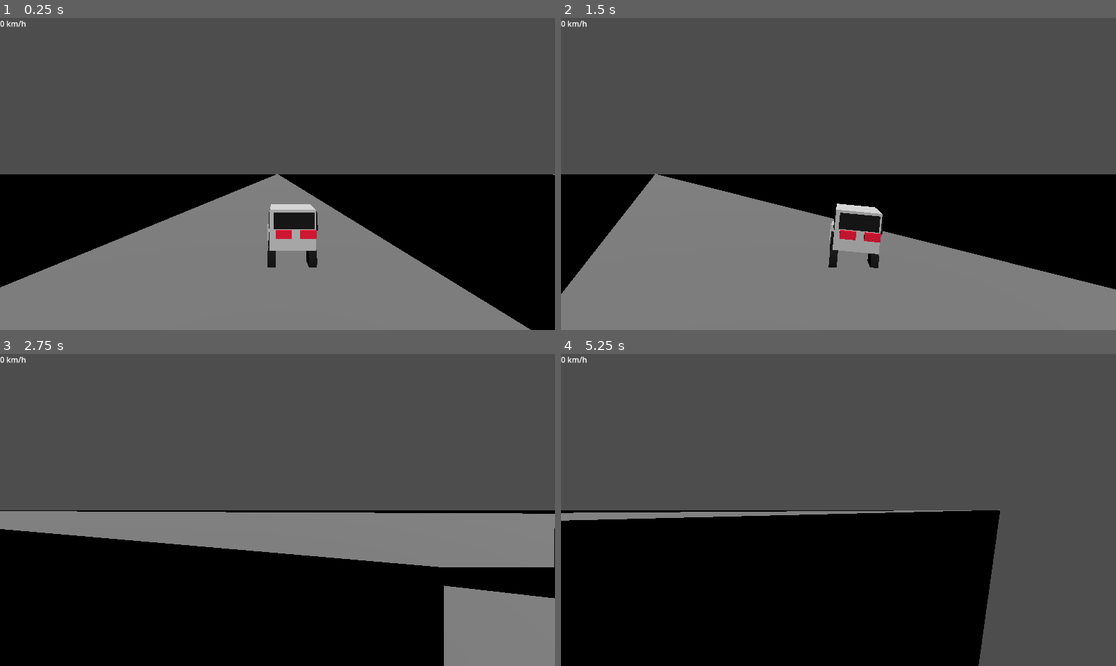
Above: before the commit, frames 1-4 (two rows, left to right).
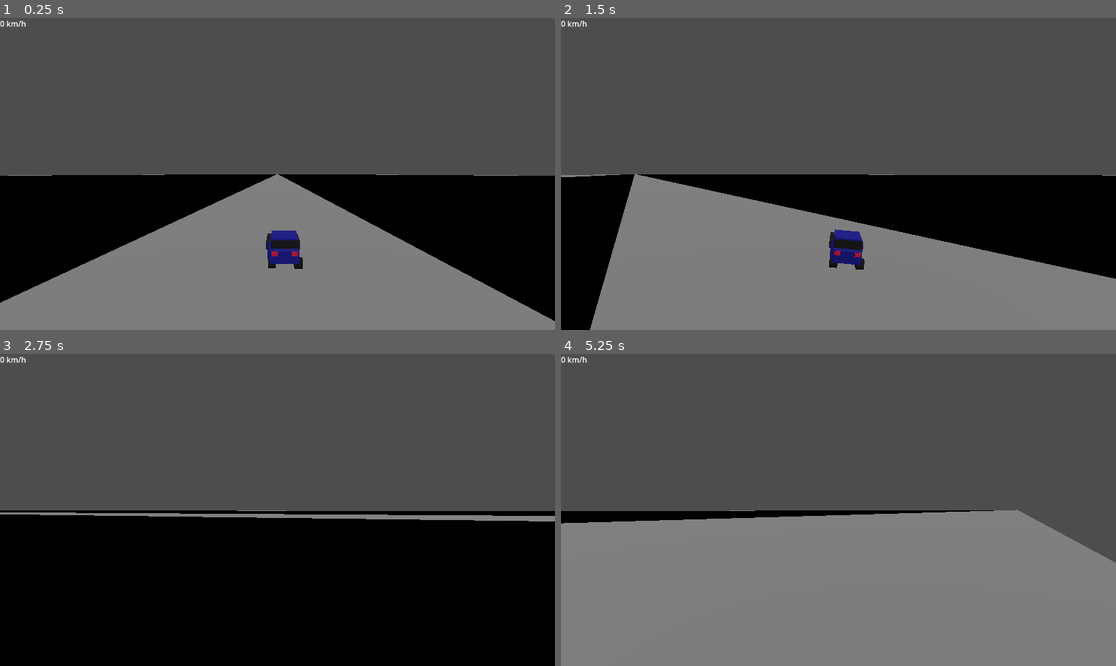
Above: after the commit, the same moments.

Repository: km2000-a11y/Urban-Drive
Game: Godot game, scene res://main.tscn
Same seed, same stepped clock (60 frames per second), same inputs: the game is played once before the commit and once after it.
Inputs:
- Up to frame 1 (0.25 s): no input
- Up to frame 2 (1.5 s): tap Enter (ui_accept) at 0.5, 0.77 s; hold D (turn_right) 0.53-1.28 s; hold Space (drift) 0.53-1.28 s; hold S (brake) from 1.28 s (still down); tap Shift (nos) at 1.35 s
- Up to frame 3 (2.75 s): tap Enter (ui_accept) at 1.52 s; release S (brake) at 2.03 s; hold D (turn_right) from 2.03 s (still down); hold Space (drift) from 2.03 s (still down)
- Up to frame 4 (5.25 s): release D (turn_right) at 2.78 s; release Space (drift) at 2.78 s; hold W (accelerate) 2.78-3.53 s; tap Shift (nos) at 2.85, 4.35 s; tap Enter (ui_accept) at 3.02, 3.77, 4.52 s; hold Space (drift) 3.53-4.28 s; hold A (turn_left) 3.53-5.03 s; hold S (brake) from 5.03 s (still down); hold Space (drift) from 5.03 s (still down)

The runs differ from the first frame. In frame 1, 4.9% of the frame differs, in the area x 0-100%, y 49-100%; in frame 2, 4.5%; in frame 3, 16%; in frame 4, 48%.

Commit message:
gfngtre

Diff:
--- /dev/null
+++ b/Scenes/bmw_750il.tscn
@@ -0,0 +1,271 @@
+[gd_scene load_steps=33 format=3 uid="uid://83wvm5gp5s5m"]
+
+[ext_resource type="Script" uid="uid://bi0llg6bqivjm" path="res://Scenes/bmw_750il_1995.gd" id="1_c5m1m"]
+[ext_resource type="AudioStream" uid="uid://cvcst7i255e7m" path="res://SFX/rev.mp3" id="2_idwuc"]
+[ext_resource type="AudioStream" uid="uid://cbyhxjdmmxqg3" path="res://SFX/brake.mp3" id="3_chbkw"]
+[ext_resource type="AudioStream" uid="uid://dkqrbnoypkxrd" path="res://SFX/skid.mp3" id="4_oun17"]
+
+[sub_resource type="StandardMaterial3D" id="StandardMaterial3D_08euy"]
+albedo_color = Color(0, 0, 0, 1)
+
+[sub_resource type="CylinderMesh" id="CylinderMesh_nfu50"]
+top_radius = 0.15
+bottom_radius = 0.15
+height = 0.2
+
+[sub_resource type="StandardMaterial3D" id="StandardMaterial3D_dq62q"]
+albedo_color = Color(0, 0, 0.501961, 1)
+
+[sub_resource type="BoxMesh" id="BoxMesh_idwuc"]
+size = Vector3(0.7, 0.3, 0.1)
+
+[sub_resource type="StandardMaterial3D" id="StandardMaterial3D_chbkw"]
+albedo_color = Color(0, 0, 0.501961, 1)
+
+[sub_resource type="BoxMesh" id="BoxMesh_oun17"]
+size = Vector3(0.7, 0.05, 0.4)
+
+[sub_resource type="StandardMaterial3D" id="StandardMaterial3D_jjc3x"]
+albedo_color = Color(0, 0, 0, 1)
+
+[sub_resource type="BoxMesh" id="BoxMesh_pme57"]
+size = Vector3(0.7, 0.25, 0.1)
+
+[sub_resource type="StandardMaterial3D" id="StandardMaterial3D_o7hc6"]
+albedo_color = Color(0, 0, 0.501961, 1)
+
+[sub_resource type="BoxMesh" id="BoxMesh_1lo8r"]
+size = Vector3(0.1, 0.4, 1.2)
+
+[sub_resource type="StandardMaterial3D" id="StandardMaterial3D_wmmmq"]
+albedo_color = Color(0, 0, 0.501961, 1)
+
+[sub_resource type="BoxMesh" id="BoxMesh_g7iir"]
+size = Vector3(0.7, 0.3, 0.25)
+
+[sub_resource type="StandardMaterial3D" id="StandardMaterial3D_84gyi"]
+albedo_color = Color(0, 0, 0.501961, 1)
+
+[sub_resource type="BoxMesh" id="BoxMesh_grvtq"]
+size = Vector3(0.7, 0.1, 1.1)
+
+[sub_resource type="StandardMaterial3D" id="StandardMaterial3D_xk2uh"]
+albedo_color = Color(0, 0, 0, 1)
+
+[sub_resource type="BoxMesh" id="BoxMesh_jfmr0"]
+size = Vector3(0.1, 0.2, 0.5)
+
+[sub_resource type="StandardMaterial3D" id="StandardMaterial3D_ijlge"]
+albedo_color = Color(0, 0, 0, 1)
+
+[sub_resource type="BoxMesh" id="BoxMesh_0sf7n"]
+size = Vector3(0.15, 0.1, 0.1)
+
+[sub_resource type="StandardMaterial3D" id="StandardMaterial3D_tdcca"]
+albedo_color = Color(1, 0.729412, 0, 1)
+
+[sub_resource type="BoxMesh" id="BoxMesh_1oy7p"]
+size = Vector3(0.18, 0.1, 0.1)
+
+[sub_resource type="StandardMaterial3D" id="StandardMaterial3D_jevbv"]
+albedo_color = Color(0.729412, 0, 0.215686, 1)
+
+[sub_resource type="BoxMesh" id="BoxMesh_upfdr"]
+size = Vector3(0.15, 0.1, 0.1)
+
+[sub_resource type="BoxShape3D" id="BoxShape3D_08euy"]
+size = Vector3(1, 1, 1.7)
+
+[sub_resource type="StandardMaterial3D" id="StandardMaterial3D_v0kf0"]
+albedo_color = Color(0, 0, 1, 1)
+
+[sub_resource type="Gradient" id="Gradient_08euy"]
+offsets = PackedFloat32Array(0, 0.542553, 1)
+colors = PackedColorArray(1, 1, 1, 1, 0.766792, 0.989237, 1, 1, 0, 0, 1, 1)
+
+[sub_resource type="GradientTexture1D" id="GradientTexture1D_nfu50"]
+gradient = SubResource("Gradient_08euy")
+
+[sub_resource type="ParticleProcessMaterial" id="ParticleProcessMaterial_sibdw"]
+spread = 10.0
+initial_velocity_min = 3.0
+initial_velocity_max = 5.6
+scale_min = 0.25
+scale_max = 0.5
+color = Color(0, 0, 1, 1)
+color_ramp = SubResource("GradientTexture1D_nfu50")
+
+[sub_resource type="QuadMesh" id="QuadMesh_twcfh"]
+size = Vector2(0.5, 0.5)
+
+[node name="BMW 750IL" type="CharacterBody3D"]
+axis_lock_angular_x = true
+axis_lock_angular_z = true
+script = ExtResource("1_c5m1m")
+
+[node name="Camera3D" type="Camera3D" parent="."]
+transform = Transform3D(1, 0, 0, 0, 1, 0, 0, 0, 1, -0.179, 2, 8)
+current = true
+fov = 55.0
+
+[node name="ModelRoot" type="Node3D" parent="."]
+transform = Transform3D(-1, 0, -1.50996e-07, 0, 1, 0, 1.50996e-07, 0, -1, 0, -0.315375, 0)
+
+[node name="WheelHolder" type="Node3D" parent="ModelRoot"]
+transform = Transform3D(-1, 0, 8.74228e-08, 0, 1, 0, -8.74228e-08, 0, -1, 0.203167, -0.15023, 0.711363)
+
+[node name="MeshInstance3D" type="MeshInstance3D" parent="ModelRoot/WheelHolder"]
+transform = Transform3D(-4.37114e-08, 1, 4.37114e-08, 0, -4.37114e-08, 1, 1, 4.37114e-08, 1.91069e-15, -0.111273, 0.290307, -0.128873)
+material_override = SubResource("StandardMaterial3D_08euy")
+mesh = SubResource("CylinderMesh_nfu50")
+
+[node name="WheelHolder2" type="Node3D" parent="ModelRoot"]
+transform = Transform3D(-1, 0, 8.74228e-08, 0, 1, 0, -8.74228e-08, 0, -1, -0.319449, -0.31166, 0.718523)
+
+[node name="MeshInstance3D" type="MeshInstance3D" parent="ModelRoot/WheelHolder2"]
+transform = Transform3D(-4.37114e-08, 1, 4.37114e-08, 0, -4.37114e-08, 1, 1, 4.37114e-08, 1.91069e-15, -0.0359358, 0.465737, -0.18459)
+material_override = SubResource("StandardMaterial3D_08euy")
+mesh = SubResource("CylinderMesh_nfu50")
+
+[node name="WheelHolder3" type="Node3D" parent="ModelRoot"]
+transform = Transform3D(-1, 0, 8.74228e-08, 0, 1, 0, -8.74228e-08, 0, -1, 0.489292, -0.192986, 0.295571)
+
+[node name="MeshInstance3D" type="MeshInstance3D" parent="ModelRoot/WheelHolder3"]
+transform = Transform3D(0.0153757, 0.999882, 4.37062e-08, 0, -4.37114e-08, 1, 0.999882, -0.0153757, -6.72093e-10, 0.173218, 0.263977, 0.703486)
+material_override = SubResource("StandardMaterial3D_08euy")
+mesh = SubResource("CylinderMesh_nfu50")
+
+[node name="WheelHolder4" type="Node3D" parent="ModelRoot"]
+transform = Transform3D(-1, 0, 8.74228e-08, 0, 1, 0, -8.74228e-08, 0, -1, -0.132687, -0.269031, -0.173557)
+
+[node name="MeshInstance3D" type="MeshInstance3D" parent="ModelRoot/WheelHolder4"]
+transform = Transform3D(-4.37114e-08, 1, 4.37114e-08, 0, -4.37114e-08, 1, 1, 4.37114e-08, 1.91069e-15, 0.211133, 0.34702, 0.306313)
+material_override = SubResource("StandardMaterial3D_08euy")
+mesh = SubResource("CylinderMesh_nfu50")
+
+[node name="MeshInstance3D" type="MeshInstance3D" parent="ModelRoot"]
+transform = Transform3D(1, 0, 0, 0, 1, 0, 0, 0, 1, -1.65399e-07, 0.218987, 1.09539)
+material_override = SubResource("StandardMaterial3D_dq62q")
+mesh = SubResource("BoxMesh_idwuc")
+
+[node name="MeshInstance3D2" type="MeshInstance3D" parent="ModelRoot"]
+transform = Transform3D(1, 0, 0, 0, 1, 0, 0, 0, 1, -1.41612e-07, 0.378254, 0.937852)
+material_override = SubResource("StandardMaterial3D_chbkw")
+mesh = SubResource("BoxMesh_oun17")
+
+[node name="MeshInstance3D3" type="MeshInstance3D" parent="ModelRoot"]
+transform = Transform3D(1, 0, 0, 0, 0.939693, 0.34202, 0, -0.34202, 0.939693, -1.08759e-07, 0.489257, 0.720274)
+material_override = SubResource("StandardMaterial3D_jjc3x")
+mesh = SubResource("BoxMesh_pme57")
+
+[node name="MeshInstance3D7" type="MeshInstance3D" parent="ModelRoot"]
+transform = Transform3D(1, 0, 0, 0, 1, 0, 0, 0, 1, 7.2794e-08, 0.535851, -0.482092)
+material_override = SubResource("StandardMaterial3D_jjc3x")
+mesh = SubResource("BoxMesh_pme57")
+
+[node name="MeshInstance3D4" type="MeshInstance3D" parent="ModelRoot"]
+transform = Transform3D(1, 0, 0, 0, 1, 0, 0, 0, 1, 0.373789, 0.393385, 0.0790838)
+material_override = SubResource("StandardMaterial3D_o7hc6")
+mesh = SubResource("BoxMesh_1lo8r")
+
+[node name="MeshInstance3D5" type="MeshInstance3D" parent="ModelRoot"]
+transform = Transform3D(1, 0, 0, 0, 1, 0, 0, 0, 1, -0.324695, 0.393385, 0.0790837)
+material_override = SubResource("StandardMaterial3D_o7hc6")
+mesh = SubResource("BoxMesh_1lo8r")
+
+[node name="MeshInstance3D6" type="MeshInstance3D" parent="ModelRoot"]
+transform = Transform3D(1, 0, 0, 0, 1, 0, 0, 0, 1, 9.85229e-08, 0.299635, -0.652487)
+material_override = SubResource("StandardMaterial3D_wmmmq")
+mesh = SubResource("BoxMesh_g7iir")
+
+[node name="MeshInstance3D8" type="MeshInstance3D" parent="ModelRoot"]
+transform = Transform3D(1, 0, 0, 0, 1, 0, 0, 0, 1, -3.65214e-09, 0.648026, 0.024187)
+material_override = SubResource("StandardMaterial3D_84gyi")
+mesh = SubResource("BoxMesh_grvtq")
+
+[node name="MeshInstance3D9" type="MeshInstance3D" parent="ModelRoot"]
+transform = Transform3D(1, 0, 0, 0, 1, 0, 0, 0, 1, -3.65214e-09, 0.195712, 0.024187)
+material_override = SubResource("StandardMaterial3D_84gyi")
+mesh = SubResource("BoxMesh_grvtq")
+
+[node name="MeshInstance3D10" type="MeshInstance3D" parent="ModelRoot"]
+transform = Transform3D(1, 0, 0, 0, 1, 0, 0, 0, 1, -0.340924, 0.51308, 0.310079)
+material_override = SubResource("StandardMaterial3D_xk2uh")
+mesh = SubResource("BoxMesh_jfmr0")
+
+[node name="MeshInstance3D11" type="MeshInstance3D" parent="ModelRoot"]
+transform = Transform3D(1, 0, 0, 0, 1, 0, 0, 0, 1, -0.340924, 0.51308, -0.218405)
+material_override = SubResource("StandardMaterial3D_xk2uh")
+mesh = SubResource("BoxMesh_jfmr0")
+
+[node name="MeshInstance3D12" type="MeshInstance3D" parent="ModelRoot"]
+transform = Transform3D(1, 0, 0, 0, 1, 0, 0, 0, 1, 0.41359, 0.51308, -0.218405)
+material_override = SubResource("StandardMaterial3D_xk2uh")
+mesh = SubResource("BoxMesh_jfmr0")
+
+[node name="MeshInstance3D13" type="MeshInstance3D" parent="ModelRoot"]
+transform = Transform3D(1, 0, 0, 0, 1, 0, 0, 0, 1, 0.41359, 0.51308, 0.343483)
+material_override = SubResource("StandardMaterial3D_xk2uh")
+mesh = SubResource("BoxMesh_jfmr0")
+
+[node name="MeshInstance3D14" type="MeshInstance3D" parent="ModelRoot"]
+transform = Transform3D(1, 0, 0, 0, 1, 0, 0, 0, 1, -0.0719385, 0.333743, 1.15569)
+material_override = SubResource("StandardMaterial3D_ijlge")
+mesh = SubResource("BoxMesh_0sf7n")
+
+[node name="MeshInstance3D15" type="MeshInstance3D" parent="ModelRoot"]
+transform = Transform3D(1, 0, 0, 0, 1, 0, 0, 0, 1, 0.0983853, 0.333743, 1.15569)
+material_override = SubResource("StandardMaterial3D_ijlge")
+mesh = SubResource("BoxMesh_0sf7n")
+
+[node name="MeshInstance3D16" type="MeshInstance3D" parent="ModelRoot"]
+transform = Transform3D(1, 0, 0, 0, 1, 0, 0, 0, 1, 0.269612, 0.323305, 1.15768)
+material_override = SubResource("StandardMaterial3D_tdcca")
+mesh = SubResource("BoxMesh_1oy7p")
+
+[node name="MeshInstance3D17" type="MeshInstance3D" parent="ModelRoot"]
+transform = Transform3D(1, 0, 0, 0, 1, 0, 0, 0, 1, -0.274321, 0.323305, 1.15768)
+material_override = SubResource("StandardMaterial3D_tdcca")
+mesh = SubResource("BoxMesh_1oy7p")
+
+[node name="MeshInstance3D18" type="MeshInstance3D" parent="ModelRoot"]
+transform = Transform3D(1, 0, 0, 0, 1, 0, 0, 0, 1, 0.24533, 0.394505, -0.769222)
+material_override = SubResource("StandardMaterial3D_jevbv")
+mesh = SubResource("BoxMesh_upfdr")
+
+[node name="MeshInstance3D19" type="MeshInstance3D" parent="ModelRoot"]
+transform = Transform3D(1, 0, 0, 0, 1, 0, 0, 0, 1, -0.244682, 0.394505, -0.769222)
+material_override = SubResource("StandardMaterial3D_jevbv")
+mesh = SubResource("BoxMesh_upfdr")
+
+[node name="CollisionShape3D" type="CollisionShape3D" parent="."]
+transform = Transform3D(1, 0, 0, 0, 1, 0, 0, 0, 1, 0.0383226, 0.144474, -0.156084)
+shape = SubResource("BoxShape3D_08euy")
+
+[node name="ForwardRef" type="Node3D" parent="."]
+transform = Transform3D(1, 0, 0, 0, 1, 0, 0, 0, 1, 0.00341237, 0.00285846, -0.00810623)
+
+[node name="Exhaust" type="Node3D" parent="."]
+transform = Transform3D(1, 0, 0, 0, 1, 0, 0, 0, 1, -0.142345, -0.236664, 0.501985)
+
+[node name="GPUParticles3D" type="GPUParticles3D" parent="Exhaust"]
+transform = Transform3D(-4.37114e-08, 0, -1, 0, 1, 0, 1, 0, -4.37114e-08, 0.195621, 0.142489, 0.277716)
+material_override = SubResource("StandardMaterial3D_v0kf0")
+amount = 50
+lifetime = 0.25
+preprocess = 0.1
+explosiveness = 0.2
+process_material = SubResource("ParticleProcessMaterial_sibdw")
+draw_pass_1 = SubResource("QuadMesh_twcfh")
+
+[node name="RevPlayer" type="AudioStreamPlayer3D" parent="."]
+stream = ExtResource("2_idwuc")
+max_polyphony = 4
+
+[node name="BrakePlayer" type="AudioStreamPlayer3D" parent="."]
+stream = ExtResource("3_chbkw")
+
+[node name="CrashPlayer" type="AudioStreamPlayer3D" parent="."]
+
+[node name="SkidPlayer" type="AudioStreamPlayer3D" parent="."]
+stream = ExtResource("4_oun17")
--- /dev/null
+++ b/Scenes/bmw_750il_1995.gd
@@ -0,0 +1,25 @@
+extends CarController
+
+# COSMETIC INFO (UI only)
+var car_name := "Eisenach Monarch"
+var country := "Germany"
+var engine := "V12 5.4L"
+var weight_kg := 2050
+var zero_to_hundred_display := 6.60
+
+func _ready():
+	# GAMEPLAY STATS
+	mass = 2050.0
+	horsepower = 322
+	max_rpm = 6000.0
+	zero_to_hundred = 6.6
+	top_speed_kmh = 265
+	turn_speed = 2.4
+	brake_strength = 10.5
+	lateral_friction = 1.00
+	transmission = "Rear-wheel drive"
+
+	handling_type = "luxury_boat"
+
+	apply_stats()
+	print("Child READY loaded:", car_name)
--- /dev/null
+++ b/Scenes/lexus_gs350_f.tscn
@@ -0,0 +1,127 @@
+[gd_scene load_steps=15 format=3 uid="uid://bgyjhumjxsgik"]
+
+[ext_resource type="Script" uid="uid://bi0llg6bqivjm" path="res://Scenes/bmw_750il_1995.gd" id="1_w2s4m"]
+[ext_resource type="AudioStream" uid="uid://cvcst7i255e7m" path="res://SFX/rev.mp3" id="2_w6feq"]
+[ext_resource type="AudioStream" uid="uid://cbyhxjdmmxqg3" path="res://SFX/brake.mp3" id="3_acmvw"]
+[ext_resource type="AudioStream" uid="uid://dkqrbnoypkxrd" path="res://SFX/skid.mp3" id="4_2yb3i"]
+
+[sub_resource type="StandardMaterial3D" id="StandardMaterial3D_08euy"]
+albedo_color = Color(0, 0, 0, 1)
+
+[sub_resource type="CylinderMesh" id="CylinderMesh_nfu50"]
+top_radius = 0.15
+bottom_radius = 0.15
+height = 0.2
+
+[sub_resource type="StandardMaterial3D" id="StandardMaterial3D_w2s4m"]
+albedo_color = Color(0.776471, 0.690196, 0.513726, 1)
+
+[sub_resource type="BoxMesh" id="BoxMesh_w6feq"]
+size = Vector3(0.8, 0.4, 0.1)
+
+[sub_resource type="BoxShape3D" id="BoxShape3D_08euy"]
+size = Vector3(1, 1, 1.7)
+
+[sub_resource type="StandardMaterial3D" id="StandardMaterial3D_v0kf0"]
+albedo_color = Color(0, 0, 1, 1)
+
+[sub_resource type="Gradient" id="Gradient_08euy"]
+offsets = PackedFloat32Array(0, 0.542553, 1)
+colors = PackedColorArray(1, 1, 1, 1, 0.766792, 0.989237, 1, 1, 0, 0, 1, 1)
+
+[sub_resource type="GradientTexture1D" id="GradientTexture1D_nfu50"]
+gradient = SubResource("Gradient_08euy")
+
+[sub_resource type="ParticleProcessMaterial" id="ParticleProcessMaterial_sibdw"]
+spread = 10.0
+initial_velocity_min = 3.0
+initial_velocity_max = 5.6
+scale_min = 0.25
+scale_max = 0.5
+color = Color(0, 0, 1, 1)
+color_ramp = SubResource("GradientTexture1D_nfu50")
+
+[sub_resource type="QuadMesh" id="QuadMesh_twcfh"]
+size = Vector2(0.5, 0.5)
+
+[node name="LEXUS GS350" type="CharacterBody3D"]
+axis_lock_angular_x = true
+axis_lock_angular_z = true
+script = ExtResource("1_w2s4m")
+
+[node name="Camera3D" type="Camera3D" parent="."]
+transform = Transform3D(1, 0, 0, 0, 1, 0, 0, 0, 1, -0.179, 2, 8)
+current = true
+fov = 55.0
+
+[node name="ModelRoot" type="Node3D" parent="."]
+transform = Transform3D(-1, 0, -1.50996e-07, 0, 1, 0, 1.50996e-07, 0, -1, 0, -0.315375, 0)
+
+[node name="WheelHolder" type="Node3D" parent="ModelRoot"]
+transform = Transform3D(-1, 0, 8.74228e-08, 0, 1, 0, -8.74228e-08, 0, -1, 0.203167, -0.15023, 0.711363)
+
+[node name="MeshInstance3D" type="MeshInstance3D" parent="ModelRoot/WheelHolder"]
+transform = Transform3D(-4.37114e-08, 1, 4.37114e-08, 0, -4.37114e-08, 1, 1, 4.37114e-08, 1.91069e-15, -0.111273, 0.290307, -0.128873)
+material_override = SubResource("StandardMaterial3D_08euy")
+mesh = SubResource("CylinderMesh_nfu50")
+
+[node name="WheelHolder2" type="Node3D" parent="ModelRoot"]
+transform = Transform3D(-1, 0, 8.74228e-08, 0, 1, 0, -8.74228e-08, 0, -1, -0.319449, -0.31166, 0.718523)
+
+[node name="MeshInstance3D" type="MeshInstance3D" parent="ModelRoot/WheelHolder2"]
+transform = Transform3D(-4.37114e-08, 1, 4.37114e-08, 0, -4.37114e-08, 1, 1, 4.37114e-08, 1.91069e-15, -0.0359358, 0.465737, -0.18459)
+material_override = SubResource("StandardMaterial3D_08euy")
+mesh = SubResource("CylinderMesh_nfu50")
+
+[node name="WheelHolder3" type="Node3D" parent="ModelRoot"]
+transform = Transform3D(-1, 0, 8.74228e-08, 0, 1, 0, -8.74228e-08, 0, -1, 0.489292, -0.192986, 0.295571)
+
+[node name="MeshInstance3D" type="MeshInstance3D" parent="ModelRoot/WheelHolder3"]
+transform = Transform3D(0.0153757, 0.999882, 4.37062e-08, 0, -4.37114e-08, 1, 0.999882, -0.0153757, -6.72093e-10, 0.173218, 0.263977, 0.703486)
+material_override = SubResource("StandardMaterial3D_08euy")
+mesh = SubResource("CylinderMesh_nfu50")
+
+[node name="WheelHolder4" type="Node3D" parent="ModelRoot"]
+transform = Transform3D(-1, 0, 8.74228e-08, 0, 1, 0, -8.74228e-08, 0, -1, -0.132687, -0.269031, -0.173557)
+
+[node name="MeshInstance3D" type="MeshInstance3D" parent="ModelRoot/WheelHolder4"]
+transform = Transform3D(-4.37114e-08, 1, 4.37114e-08, 0, -4.37114e-08, 1, 1, 4.37114e-08, 1.91069e-15, 0.211133, 0.34702, 0.306313)
+material_override = SubResource("StandardMaterial3D_08euy")
+mesh = SubResource("CylinderMesh_nfu50")
+
+[node name="MeshInstance3D" type="MeshInstance3D" parent="ModelRoot"]
+transform = Transform3D(1, 0, 0, 0, 1, 0, 0, 0, 1, -1.53271e-07, 0.176683, 1.01507)
+material_override = SubResource("StandardMaterial3D_w2s4m")
+mesh = SubResource("BoxMesh_w6feq")
+
+[node name="CollisionShape3D" type="CollisionShape3D" parent="."]
+transform = Transform3D(1, 0, 0, 0, 1, 0, 0, 0, 1, 0.0383226, 0.144474, -0.156084)
+shape = SubResource("BoxShape3D_08euy")
+
+[node name="ForwardRef" type="Node3D" parent="."]
+transform = Transform3D(1, 0, 0, 0, 1, 0, 0, 0, 1, 0.00341237, 0.00285846, -0.00810623)
+
+[node name="Exhaust" type="Node3D" parent="."]
+transform = Transform3D(1, 0, 0, 0, 1, 0, 0, 0, 1, -0.142345, -0.236664, 0.501985)
+
+[node name="GPUParticles3D" type="GPUParticles3D" parent="Exhaust"]
+transform = Transform3D(-4.37114e-08, 0, -1, 0, 1, 0, 1, 0, -4.37114e-08, 0.195621, 0.142489, 0.277716)
+material_override = SubResource("StandardMaterial3D_v0kf0")
+amount = 50
+lifetime = 0.25
+preprocess = 0.1
+explosiveness = 0.2
+process_material = SubResource("ParticleProcessMaterial_sibdw")
+draw_pass_1 = SubResource("QuadMesh_twcfh")
+
+[node name="RevPlayer" type="AudioStreamPlayer3D" parent="."]
+stream = ExtResource("2_w6feq")
+max_polyphony = 4
+
+[node name="BrakePlayer" type="AudioStreamPlayer3D" parent="."]
+stream = ExtResource("3_acmvw")
+
+[node name="CrashPlayer" type="AudioStreamPlayer3D" parent="."]
+
+[node name="SkidPlayer" type="AudioStreamPlayer3D" parent="."]
+stream = ExtResource("4_2yb3i")
--- a/main.tscn
+++ b/main.tscn
@@ -1,7 +1,7 @@
 [gd_scene load_steps=4 format=3 uid="uid://cxi25dbhhlmu5"]
 
 [ext_resource type="PackedScene" uid="uid://b0rspyplkxvyp" path="res://Tracks/track.tscn" id="1_0xm2m"]
-[ext_resource type="PackedScene" uid="uid://dro1osynp8vem" path="res://Scenes/bmw_x5_4.4i.tscn" id="3_1bvp3"]
+[ext_resource type="PackedScene" uid="uid://83wvm5gp5s5m" path="res://Scenes/bmw_750il.tscn" id="3_1bvp3"]
 [ext_resource type="PackedScene" uid="uid://bhj15vaqmgc72" path="res://Scenes/speedometer.tscn" id="3_h2yge"]
 
 [node name="Node" type="Node"]
@@ -14,5 +14,5 @@
 
 [node name="Speedometer" parent="." instance=ExtResource("3_h2yge")]
 
-[node name="BMW X5 4_4i" parent="." instance=ExtResource("3_1bvp3")]
-transform = Transform3D(1, 0, 0, 0, 1, 0, 0, 0, 1, 1.34009, 0.687959, -2.6434)
+[node name="BMW 750IL" parent="." instance=ExtResource("3_1bvp3")]
+transform = Transform3D(1, 0, 0, 0, 1, 0, 0, 0, 1, 0.706877, 0.687959, 2.74155)
Not shown, added: Scenes/bmw_750il_1995.gd.uid
